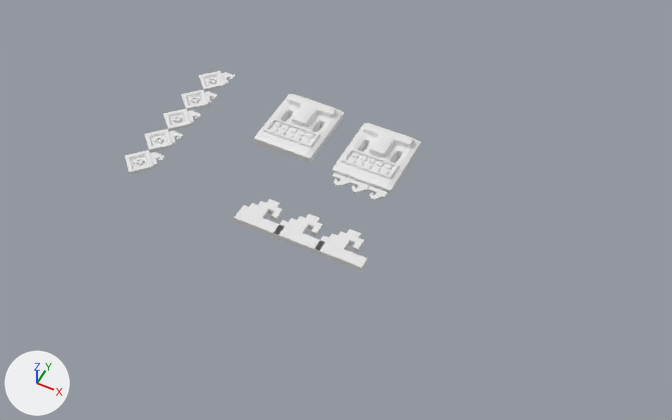
What one commit did to the Blender file assets/wall.blend.
Both versions are drawn from a camera (50 mm lens) standing at (63.0, -113.6, 123.3) and looking at (12.8, -13.1, -2.4). The axes (+X, +Y, +Z) are drawn at lower left. The lights are the same throughout. The same objects are shown in both versions, whatever each file hides.

Before the edit, the objects in view are built like this:
```python
me_cube_002 = bpy.data.meshes.new('Cube.002')
me_cube_002.from_pydata(...)  # 575 vertices, 470 faces; spans x -3.2..3.7, y -3.1..29.3, z -0.4..0.4
me_plane = bpy.data.meshes.new('Plane')
me_plane.from_pydata(...)  # 1074 vertices, 1046 faces; spans x -8.75..0.88, y -3.5..7.88, z -0.44..2.39
me_plane_001 = bpy.data.meshes.new('Plane.001')
me_plane_001.from_pydata(...)  # 1074 vertices, 1046 faces; spans x -4.77..4.85, y -5.45..5.93, z 0.92..3.76
me_plane_035 = bpy.data.meshes.new('Plane.035')
me_plane_035.from_pydata(...)  # 249 vertices, 192 faces; spans x -4.52..4.52, y -6.04..1.16, z 0.0..0.4
ob_head = bpy.data.objects.new('head', me_plane)
ob_head.location = (4.3, -4.3, 1.7)
ob_head.scale = (1.26, 1.26, 1.26)
_m = ob_head.modifiers.new('Smooth', 'SMOOTH')
_m.factor = 1.22
ob_head_001 = bpy.data.objects.new('head.001', me_plane_001)
ob_head_001.location = (14.8, -0.4, -2.3)
ob_head_001.scale = (1.26, 1.26, 1.26)
_m = ob_head_001.modifiers.new('Smooth', 'SMOOTH')
_m.factor = 1.22
ob_pattern_001 = bpy.data.objects.new('pattern.001', me_cube_002)
ob_pattern_001.location = (-23.8, -21.4, 0.7)
ob_plane_000 = bpy.data.objects.new('Plane.000', me_plane_035)
ob_plane_000.location = (4.8, -21.4, 0.5)
ob_plane_000.rotation_euler = (0.0, 0.0, 0.802)  # degrees (0, 0, 46)
ob_plane_000.scale = (2.78, 2.78, 2.78)
```
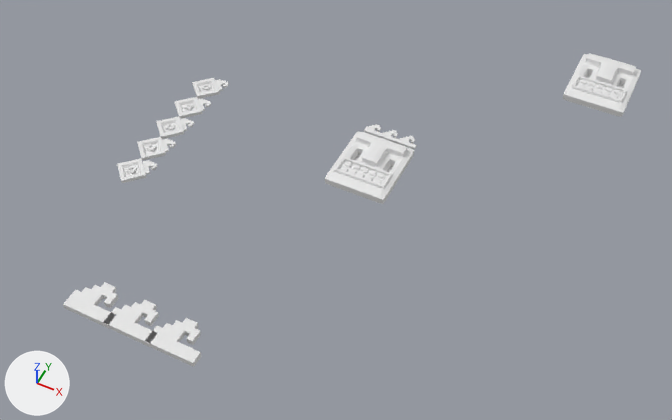
Changed parts and their boxes [x1, y1, x2, y2] in the pictures (672 x 420 px):
'Plane.000', moved
    before: [234, 199, 367, 272]
    after: [63, 282, 201, 367]
'head', moved
    before: [254, 94, 344, 163]
    after: [562, 53, 641, 117]
'head.001', moved
    before: [332, 123, 421, 194]
    after: [325, 131, 414, 204]
'pattern.001', moved
    before: [125, 71, 235, 175]
    after: [117, 78, 229, 183]

The change, as a diff of the scene's bpy script:
```diff
--- a/assets/wall.blend.py
+++ b/assets/wall.blend.py
@@ ob_head_001 @@
 ob_head_001 = bpy.data.objects.new('head.001', me_plane_001)
-ob_head_001.location = (14.8, -0.4, -2.3)
+ob_head_001.location = (14.6, -3.1, -2.3)
 ob_head_001.scale = (1.26, 1.26, 1.26)
@@ ob_plane_000 @@
 ob_plane_000 = bpy.data.objects.new('Plane.000', me_plane_035)
-ob_plane_000.location = (4.8, -21.4, 0.5)
+ob_plane_000.location = (-10.2, -49.6, 0.5)
 ob_plane_000.rotation_euler = (0.0, 0.0, 0.802)  # degrees (0, 0, 46)
@@ ob_pattern_001 @@
 ob_pattern_001 = bpy.data.objects.new('pattern.001', me_cube_002)
-ob_pattern_001.location = (-23.8, -21.4, 0.7)
+ob_pattern_001.location = (-23.8, -23.8, 0.7)
@@ ob_head @@
 ob_head = bpy.data.objects.new('head', me_plane)
-ob_head.location = (4.3, -4.3, 1.7)
+ob_head.location = (51.9, 33.3, 1.7)
 ob_head.scale = (1.26, 1.26, 1.26)
```
